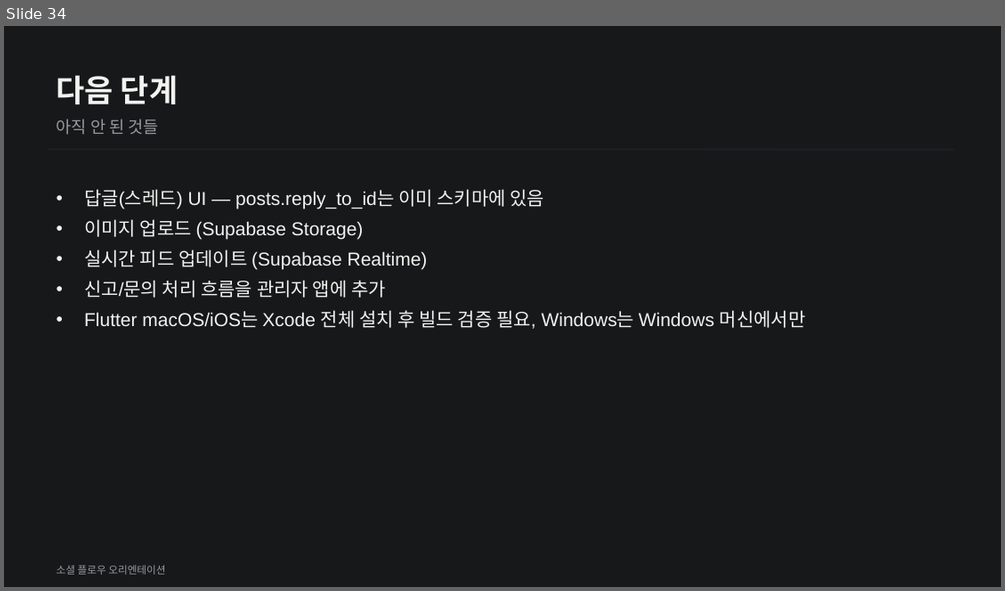
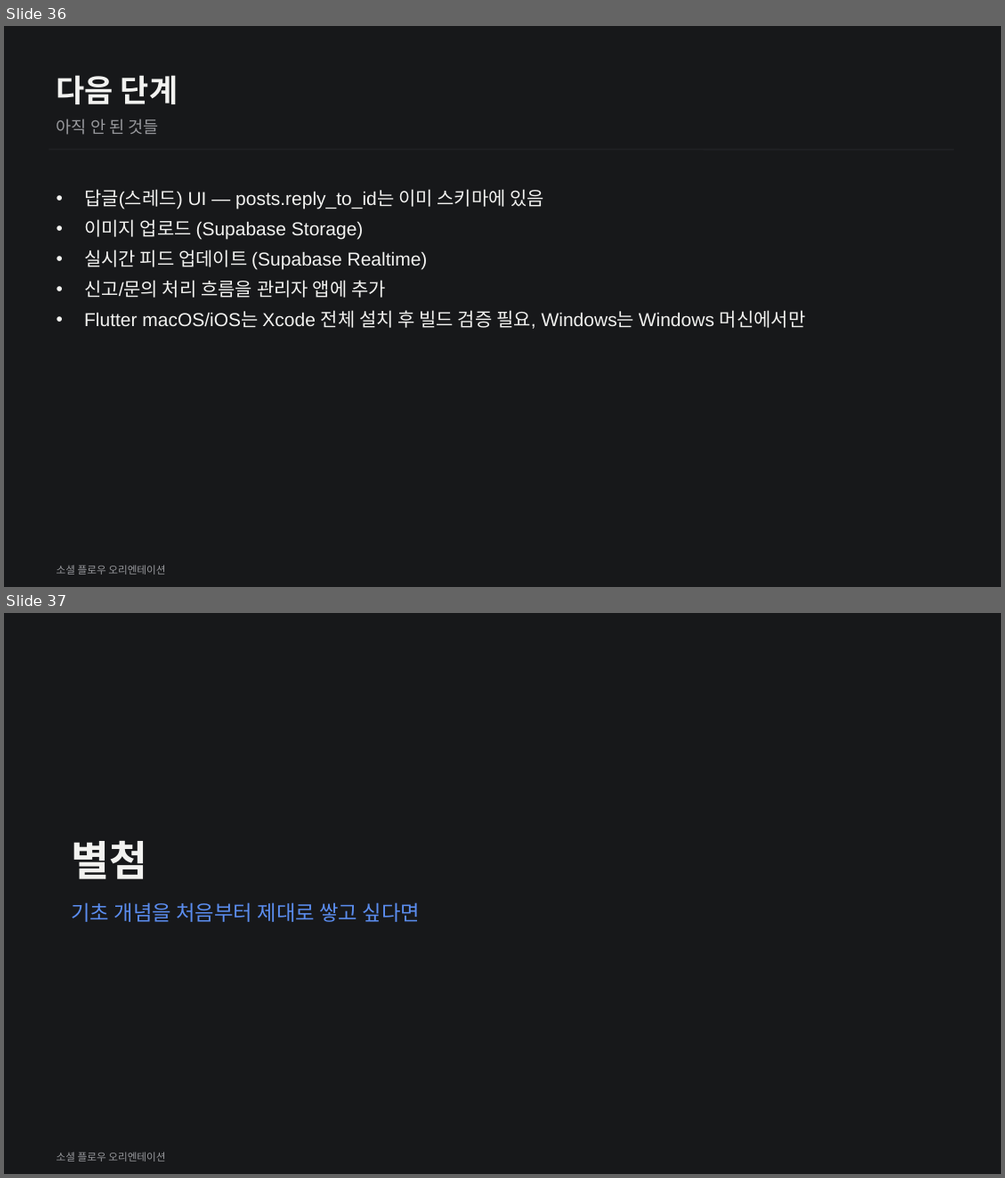
Before and after one commit to white100s/social_flow, a slide deck: docs/social-flow-orientation.pptx. Shown one above the other, each under a label of ours: slide 34 before the commit, slides 36 and 37 after it. The pictures are 1005x591 and 1005x1178 pixels, drawn with LibreOffice and Linux fonts; fonts in the diff are those of the drawing. Boxes give left, top, right and bottom in pixels: in the first picture for what was removed or moved away, otherwise in the second. Text is boxed around its words. In the diff, an @@ line names an element or a change of style, - is before the commit and + after.

```diff
--- a/docs/social-flow-orientation.pptx
+++ b/docs/social-flow-orientation.pptx
@@ slide 37 added at <box>4,613,1001,1174</box>, background #17181A @@
@@ text added at <box>71,840,147,879</box>, 40 pt, text #F2F2F0, bold @@
+별첨
@@ text added at <box>71,902,421,922</box>, 20 pt, text #5B8DEF @@
+기초 개념을 처음부터 제대로 쌓고 싶다면
@@ text added at <box>57,1151,165,1161</box>, 10 pt, text #98999D @@
+소셜 플로우 오리엔테이션
@@ what was slide 34 is now slide 36 @@
```
Also in this commit, not shown: 4 other slides added, 1 other file.
